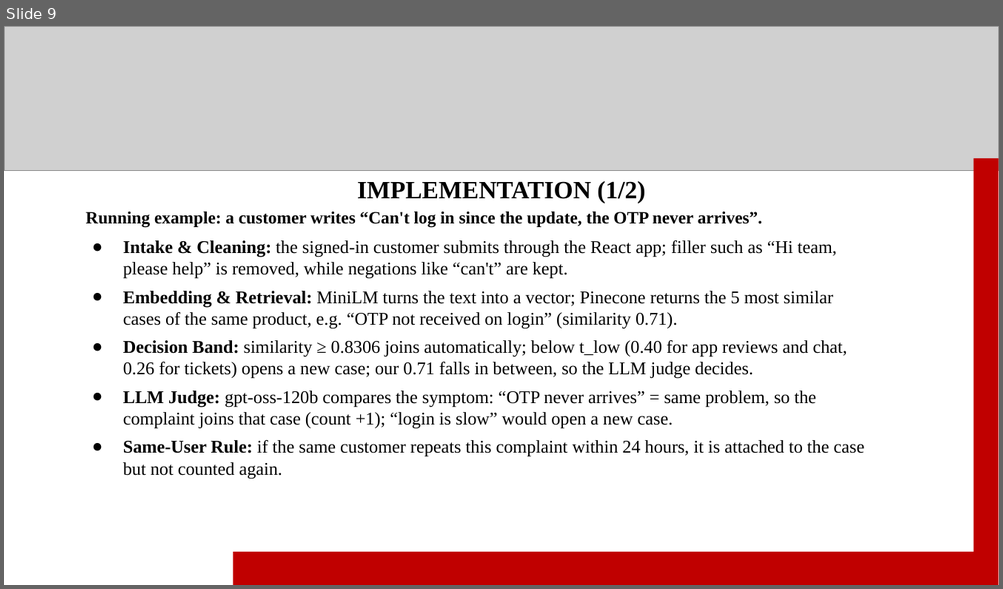
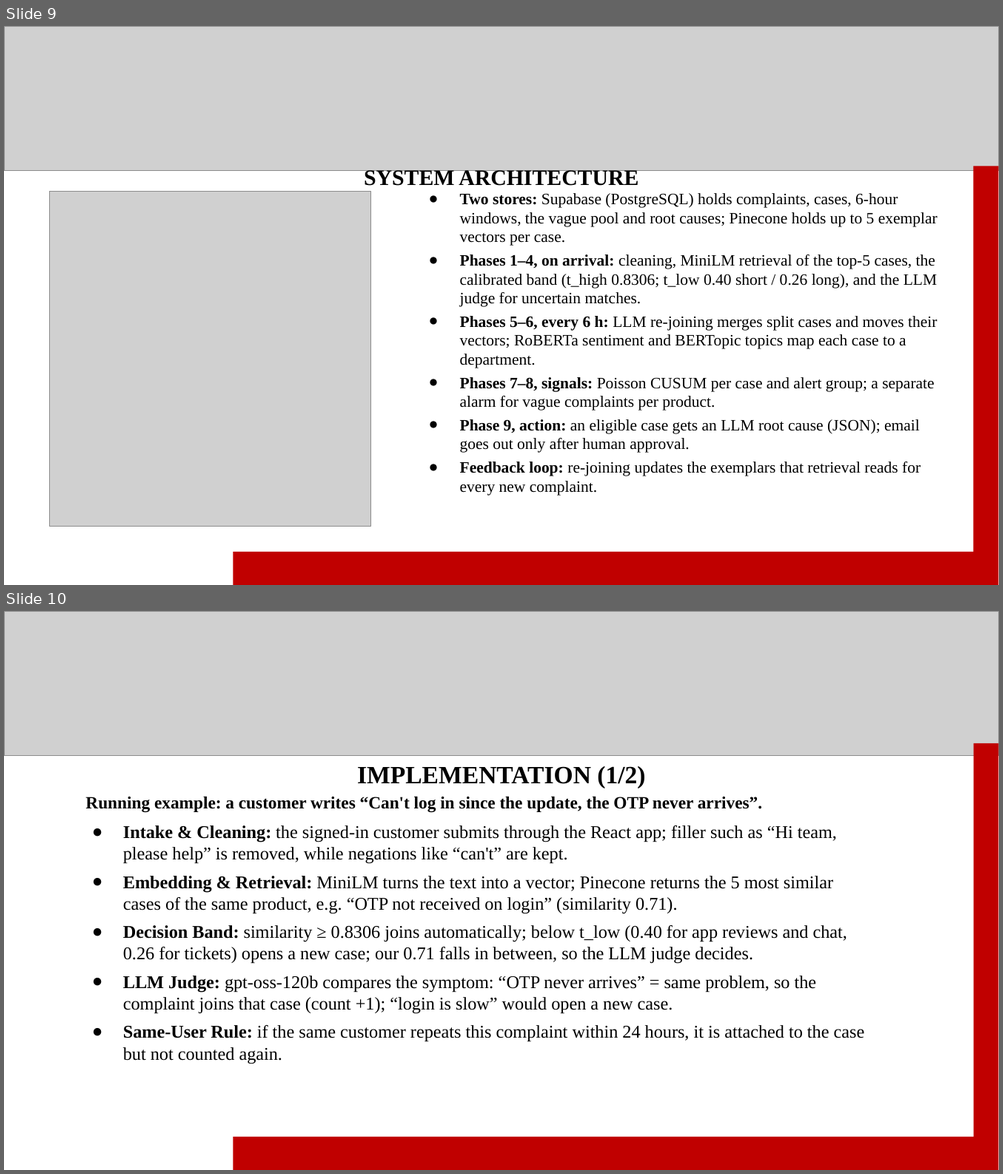
Before and after one commit to sanyyyyoo/InsightDesk, a slide deck: reports/ppt/InsightDesk_final.pptx. Shown one above the other, each under a label of ours: slide 9 before the commit, slides 9 and 10 after it. The pictures are 1003x589 and 1003x1174 pixels, drawn with LibreOffice and Linux fonts; fonts in the diff are those of the drawing; grey boxes stand for pictures. Boxes give left, top, right and bottom in pixels: in the first picture for what was removed or moved away, otherwise in the second. Text is boxed around its words. In the diff, an @@ line names an element or a change of style, - is before the commit and + after.

```diff
--- a/reports/ppt/InsightDesk_final.pptx
+++ b/reports/ppt/InsightDesk_final.pptx
@@ slide 9 added at (4, 26, 999, 585), background #FFFFFF @@
@@ picture added at (4, 26, 999, 171) @@
@@ text added at (364, 168, 638, 186), 16 pt, text #000000, bold @@
+SYSTEM ARCHITECTURE
@@ rectangle added at (973, 167, 998, 585), fill #C00000 @@
@@ picture added at (50, 191, 371, 526) @@
@@ text added at (460, 193, 937, 496), 11.5 pt, text #000000 @@
+● Two stores: Supabase (PostgreSQL) holds complaints, cases, 6-hour windows, the vague pool and root causes; Pinecone holds up to 5 exemplar vectors per case.
+● Phases 1–4, on arrival: cleaning, MiniLM retrieval of the top-5 cases, the calibrated band (t_high 0.8306; t_low 0.40 short / 0.26 long), and the LLM judge for uncertain matches.
+● Phases 5–6, every 6 h: LLM re-joining merges split cases and moves their vectors; RoBERTa sentiment and BERTopic topics map each case to a department.
+● Phases 7–8, signals: Poisson CUSUM per case and alert group; a separate alarm for vague complaints per product.
+● Phase 9, action: an eligible case gets an LLM root cause (JSON); email goes out only after human approval.
+● Feedback loop: re-joining updates the exemplars that retrieval reads for every new complaint.
@@ rectangle added at (233, 552, 973, 585), fill #C00000 @@
@@ what was slide 9 is now slide 10 @@
```
Also in this commit, not shown: 1 slide changed, 1 other file.
